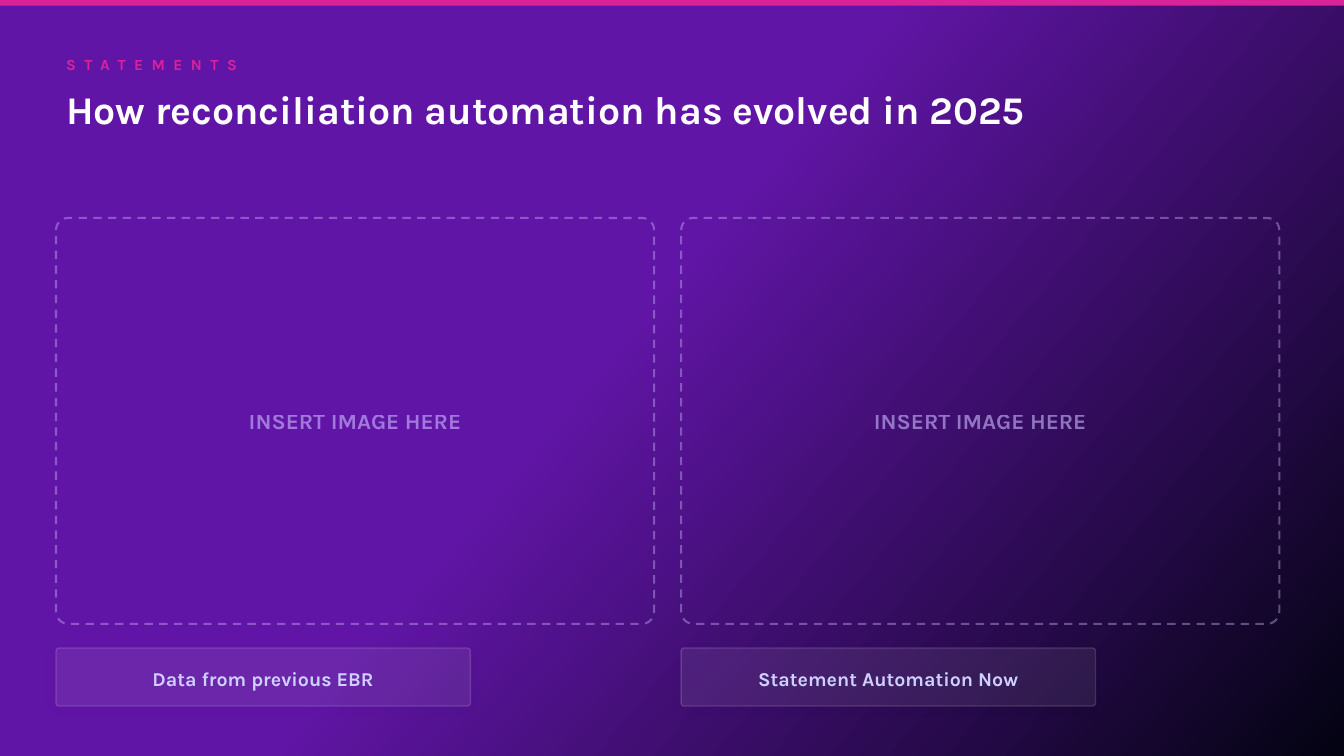
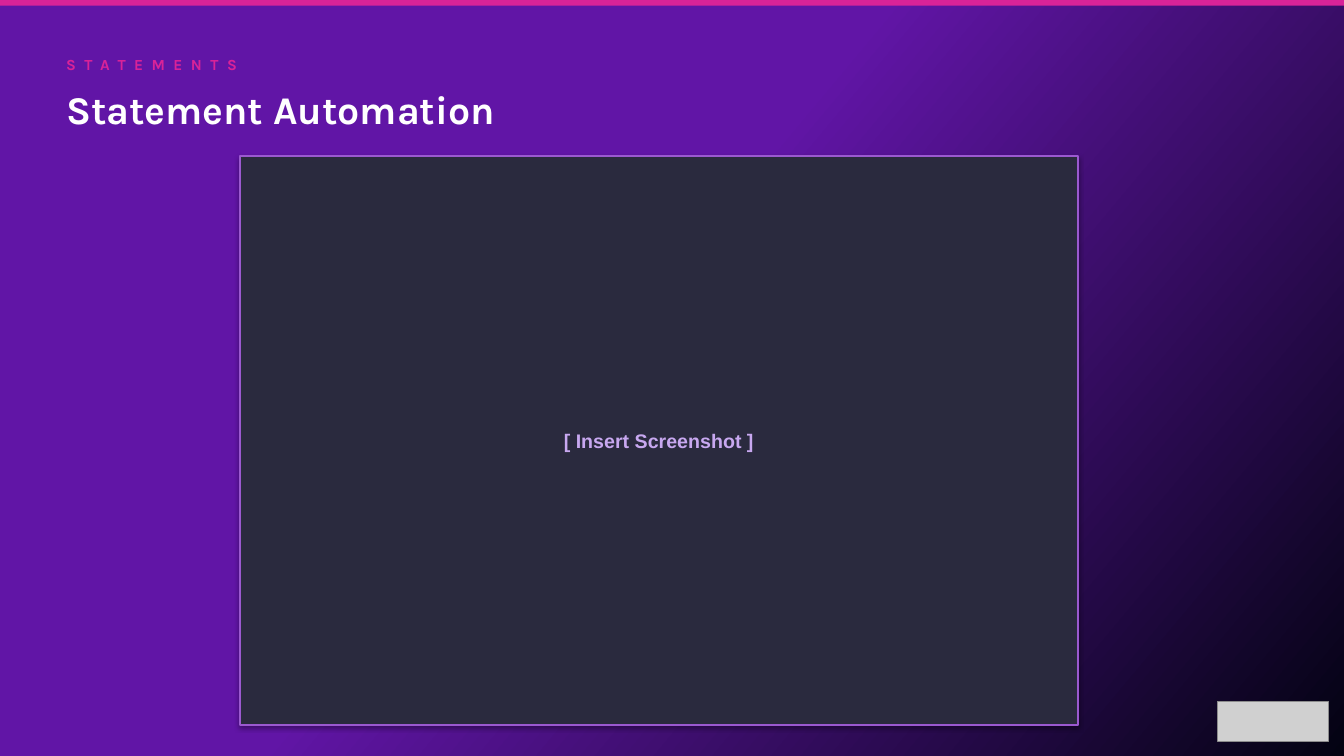
Before and after one commit to oresanniowo-beep/EBR-Gen-v2, a slide deck: slide 25 of EBR_Template.pptx. Drawn at 1344x756 pixels with LibreOffice and Linux fonts; fonts in the diff are those of the drawing; grey boxes stand for pictures. Boxes give left, top, right and bottom in pixels: in the first picture for what was removed or moved away, otherwise in the second. Text is boxed around its words. In the diff, an @@ line names an element or a change of style, - is before the commit and + after.

```diff
--- a/EBR_Template.pptx
+++ b/EBR_Template.pptx
@@ text at (66,96,495,125): text changed @@
-How reconciliation automation has evolved in 2025
+Statement Automation
@@ rectangle added at (240,156,1079,725), fill #2A2A3E, outline #9B59D0 1.5 pt, 14 pt, text #C8A8F0, bold @@
+[ Insert Screenshot ]
@@ rounded rectangle removed at (56,218,654,624) @@
-INSERT IMAGE HERE
@@ rounded rectangle removed at (682,218,1279,624) @@
-INSERT IMAGE HERE
@@ rounded rectangle removed at (56,648,471,707) @@
@@ rounded rectangle removed at (682,648,1096,707) @@
@@ text removed at (152,672,374,691) @@
-Data from previous EBR
@@ text removed at (758,672,1018,687) @@
-Statement Automation Now
@@ picture added at (1218,702,1329,741) @@
```
Also in this commit, not shown: 28 other slides changed, 10 slides added, 10 slides removed.
